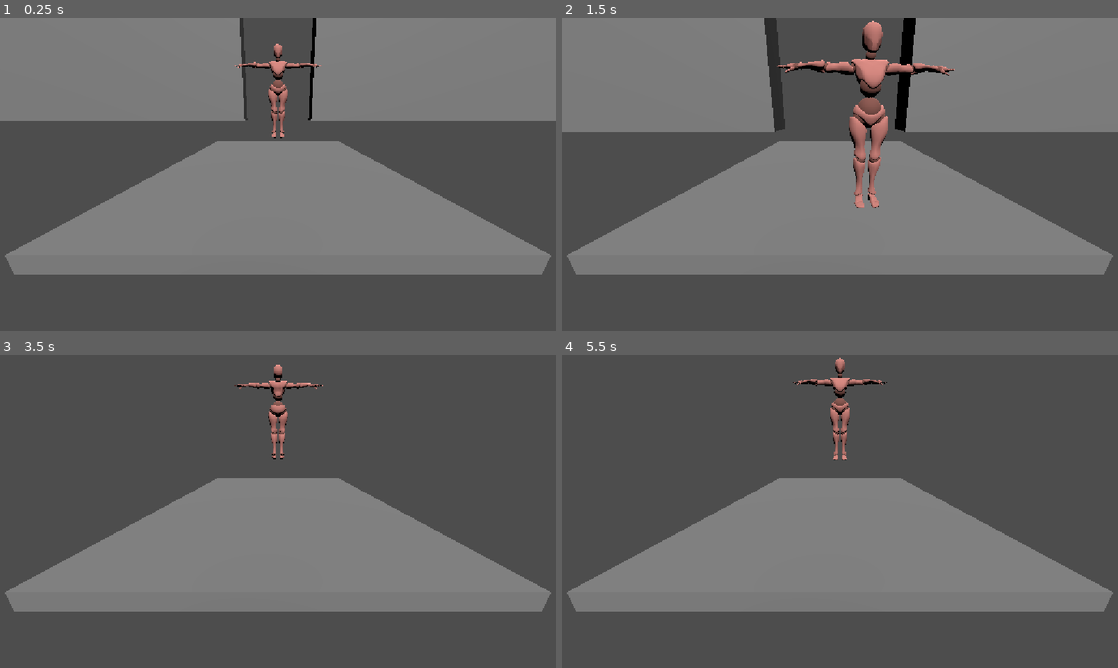
Above: before the commit, frames 1-4 (two rows, left to right).
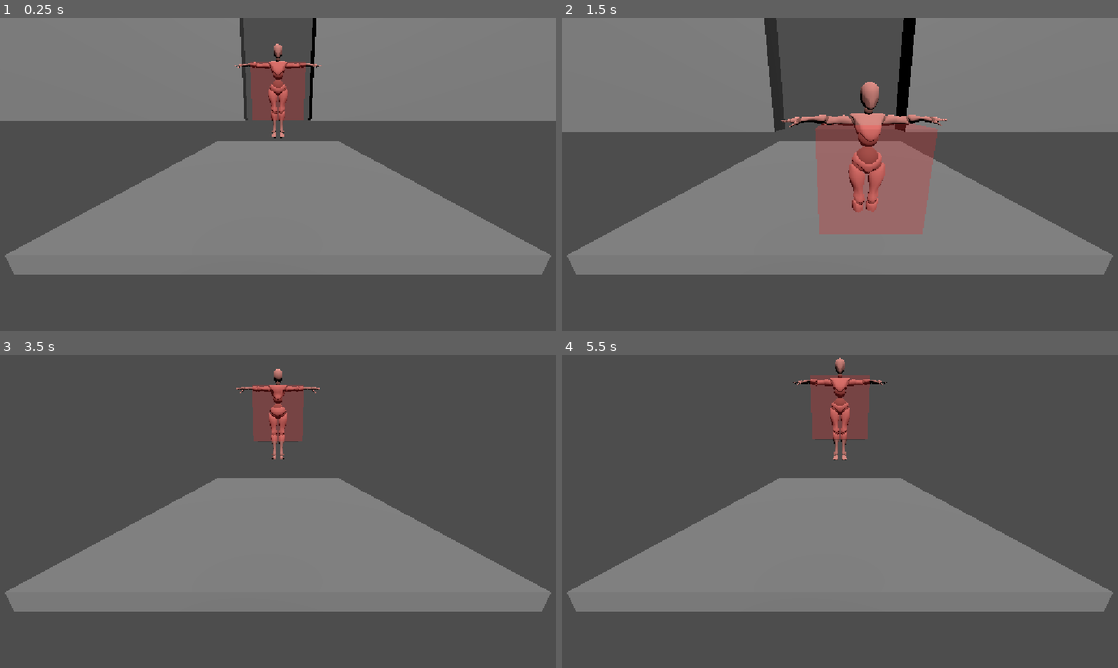
Above: after the commit, the same moments.

Repository: Ayoub-Ben-Yedder/ArtCade3.0
Game: Godot game, scene res://main.tscn
Two runs of this game, one before a commit and one after it. Both use one fixed random seed, a clock stepped at 60 frames per second and the inputs below.
Inputs:
- Up to frame 1 (0.25 s): no input
- Up to frame 2 (1.5 s): tap Enter (ui_accept) at 0.5, 0.77 s; hold Right (ui_right) 0.53-1.28 s; hold Down (ui_down) from 1.28 s (still down)
- Up to frame 3 (3.5 s): tap Enter (ui_accept) at 1.52, 3.02 s; release Down (ui_down) at 2.03 s; hold Right (ui_right) 2.03-2.78 s; hold Up (ui_up) from 2.78 s (still down)
- Up to frame 4 (5.5 s): release Up (ui_up) at 3.53 s; hold Left (ui_left) 3.53-5.03 s; tap Enter (ui_accept) at 3.77, 4.52 s; hold Down (ui_down) from 5.03 s (still down)

The runs differ from the first frame. In frame 1, 1.5% of the frame differs, in the area x 45-55%, y 14-33%; in frame 2, 9.4%, in the area x 38-71%, y 0-70%; in frame 3, 1.8%; in frame 4, 1.8%.

Commit message:
awel el rakcha 3and Zabikman

Diff:
--- a/player.gd
+++ b/player.gd
@@ -3,7 +3,6 @@
 const SPEED = 5.0
 const JUMP_VELOCITY = 4.5
 var gravity = ProjectSettings.get_setting("physics/3d/default_gravity")
-
 var start_position: Vector3
 
 func _ready():
@@ -15,6 +14,7 @@
 		global_position = start_position
 		velocity = Vector3.ZERO
 		return
+
 	if not is_on_floor():
 		velocity.y -= gravity * delta
 	elif Input.is_action_just_pressed("ui_accept"):
--- a/pose_receiver.gd
+++ b/pose_receiver.gd
@@ -4,6 +4,16 @@
 var pose := {}
 var skel: Skeleton3D
 var smooth_dirs := {}
+@export var body_scale := 1.0
+@export var padding := Vector2(0.25, 0.2)
+@export var depth := 0.5
+@export var show_debug := true
+
+var col: CollisionShape3D
+var box := BoxShape3D.new()
+var dbg_box := BoxMesh.new()
+var cur_size := Vector2(0.65, 1.8)
+var cur_x := 0.0
 
 # [bone, child bone, from landmark, to landmark]
 const LIMBS = [
@@ -23,6 +33,17 @@
 	if skel == null:
 		push_error("No Skeleton3D found under Model")
 
+	col = get_parent().get_node("CollisionShape3D")
+	col.shape = box
+	if show_debug:
+		var dbg := MeshInstance3D.new()
+		dbg.mesh = dbg_box
+		var mat := StandardMaterial3D.new()
+		mat.albedo_color = Color(1, 0.2, 0.2, 0.3)
+		mat.transparency = BaseMaterial3D.TRANSPARENCY_ALPHA
+		dbg.material_override = mat
+		col.add_child(dbg)
+
 func _bone(short_name: String) -> int:
 	for prefix in ["mixamorig_", "mixamorig:", "mixamorig"]:
 		var i := skel.find_bone(prefix + short_name)
@@ -41,6 +62,7 @@
 			pose = data
 	if skel == null or pose.is_empty():
 		return
+	_update_hitbox()
 	for limb in LIMBS:
 		_aim(limb[0], limb[1], limb[2], limb[3])
 
@@ -50,24 +72,36 @@
 	if b == -1 or c == -1:
 		push_error("Bone not found: " + bone_name)
 		return
-
-	# landmark direction -> Player space -> world -> skeleton space
 	var dir_player := (_lm(to_lm) - _lm(from_lm)).normalized()
 	var dir_world: Vector3 = get_parent().global_basis * dir_player
 	var target: Vector3 = (skel.global_basis.orthonormalized().inverse() * dir_world).normalized()
-
-	# smoothing
 	var prev: Vector3 = smooth_dirs.get(bone_name, target)
 	target = prev.lerp(target, 0.3).normalized()
 	smooth_dirs[bone_name] = target
-
-	# rotate the bone from its rest direction to the target direction
 	var rest_b := skel.get_bone_global_rest(b)
 	var rest_c := skel.get_bone_global_rest(c)
 	var rest_dir := (rest_c.origin - rest_b.origin).normalized()
 	var new_basis := Basis(Quaternion(rest_dir, target)) * rest_b.basis.orthonormalized()
-
 	var parent := skel.get_bone_parent(b)
 	var parent_basis := skel.get_bone_global_pose(parent).basis.orthonormalized()
 	var local := parent_basis.inverse() * new_basis
 	skel.set_bone_pose_rotation(b, local.get_rotation_quaternion())
+
+func _update_hitbox():
+	var min_x := INF
+	var max_x := -INF
+	var min_y := INF
+	var max_y := -INF
+	for k in pose:
+		var p = pose[k]
+		min_x = minf(min_x, p[0])
+		max_x = maxf(max_x, p[0])
+		min_y = minf(min_y, p[1])
+		max_y = maxf(max_y, p[1])
+	var w := (max_x - min_x + padding.x) * body_scale
+	var h := (max_y - min_y + padding.y) * body_scale
+	cur_size = cur_size.lerp(Vector2(w, h), 0.2)
+	cur_x = lerpf(cur_x, (min_x + max_x) / 2.0 * body_scale, 0.2)
+	box.size = Vector3(cur_size.x, cur_size.y, depth)
+	dbg_box.size = box.size
+	col.position = Vector3(cur_x, cur_size.y / 2.0, 0)
--- a/wall.gd
+++ b/wall.gd
@@ -15,19 +15,12 @@
 	var half := wall_width / 2.0
 	var hole_left := hole_x - hole_width / 2.0
 	var hole_right := hole_x + hole_width / 2.0
-
-	# left piece
 	var lw := hole_left + half
-	_add_box(Vector3((-half + hole_left) / 2.0, wall_height / 2.0, 0),
-			 Vector3(lw, wall_height, thickness))
-	# right piece
+	_add_box(Vector3((-half + hole_left) / 2.0, wall_height / 2.0, 0), Vector3(lw, wall_height, thickness))
 	var rw := half - hole_right
-	_add_box(Vector3((half + hole_right) / 2.0, wall_height / 2.0, 0),
-			 Vector3(rw, wall_height, thickness))
-	# top piece
+	_add_box(Vector3((half + hole_right) / 2.0, wall_height / 2.0, 0), Vector3(rw, wall_height, thickness))
 	var th := wall_height - hole_height
-	_add_box(Vector3(0, hole_height + th / 2.0, 0),
-			 Vector3(wall_width, th, thickness))
+	_add_box(Vector3(0, hole_height + th / 2.0, 0), Vector3(wall_width, th, thickness))
 
 func _add_box(center: Vector3, size: Vector3):
 	var mesh := MeshInstance3D.new()
@@ -36,7 +29,6 @@
 	mesh.mesh = box
 	mesh.position = center
 	add_child(mesh)
-
 	var col := CollisionShape3D.new()
 	var shape := BoxShape3D.new()
 	shape.size = size
Not shown, changed: .gitignore
Not shown, changed: pose_sender.py
